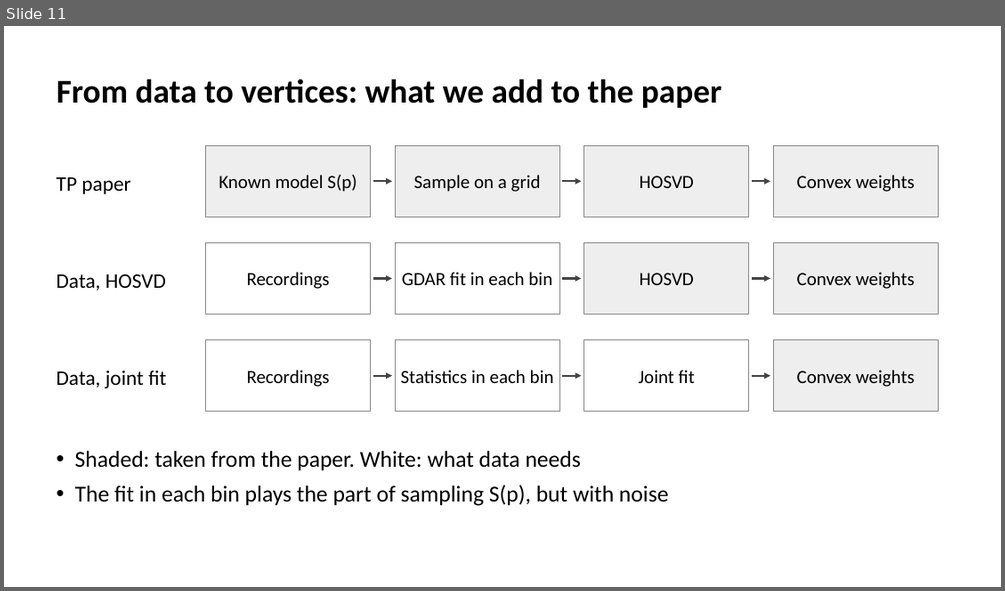
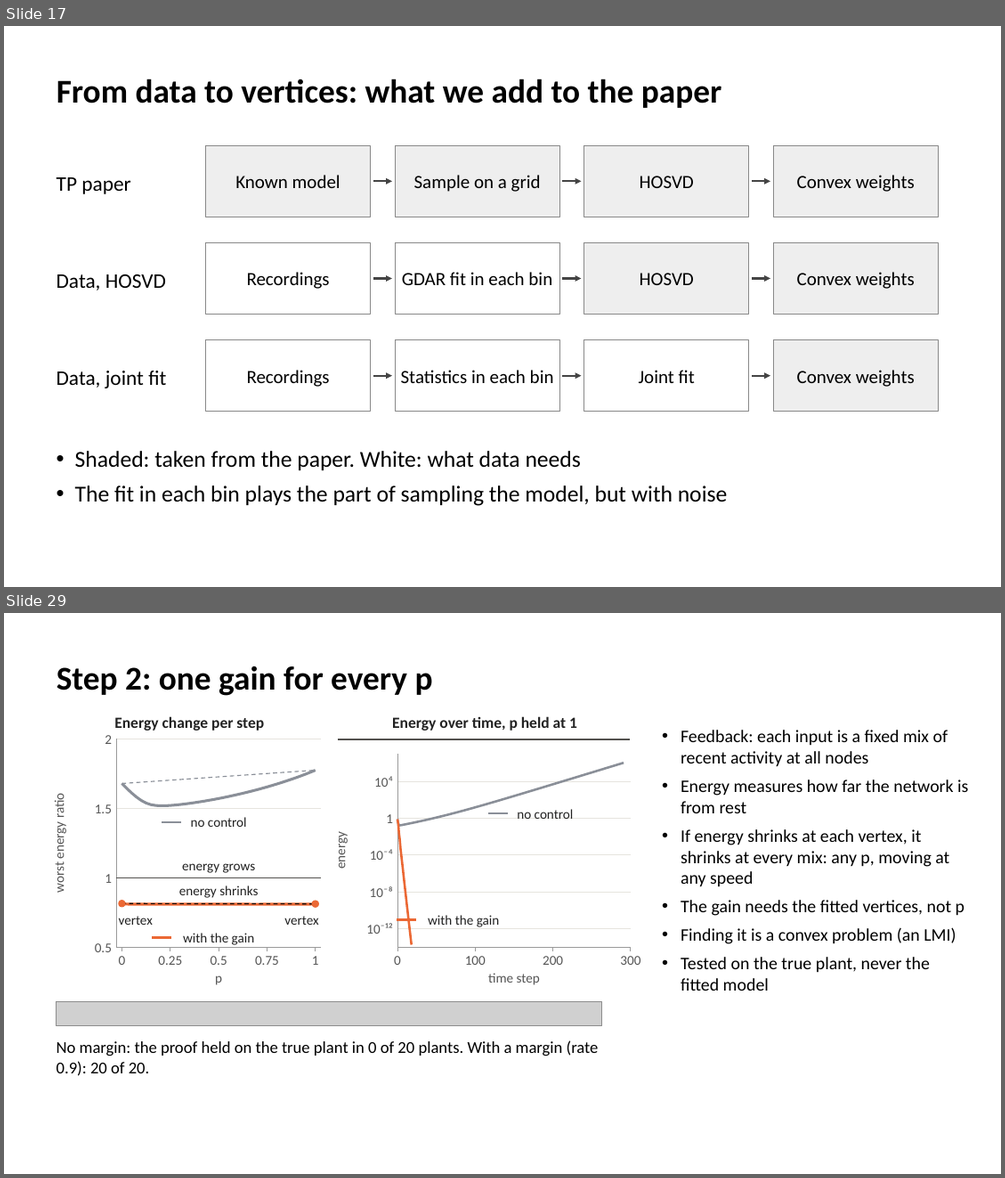
Before and after one commit to smartadi/tpgdar, a slide deck: TP-GDAR_IOS_Reach.pptx. Shown one above the other, each under a label of ours: slide 11 before the commit, slides 17 and 29 after it; the slides between them are not shown. The pictures are 1005x591 and 1005x1178 pixels, drawn with LibreOffice and Linux fonts; fonts in the diff are those of the drawing; grey boxes stand for pictures. Boxes give left, top, right and bottom in pixels: in the first picture for what was removed or moved away, otherwise in the second. Text is boxed around its words. In the diff, an @@ line names an element or a change of style, - is before the commit and + after.

```diff
--- a/TP-GDAR_IOS_Reach.pptx
+++ b/TP-GDAR_IOS_Reach.pptx
@@ slide 29 added at (4, 613, 1001, 1174), background #FFFFFF @@
@@ title added at (57, 666, 433, 696), 32 pt, text #000000, bold @@
+Step 2: one gain for every p
@@ text added at (392, 716, 577, 730), 15 pt, text #222222, bold @@
+Energy over time, p held at 1
@@ freeform shape added at (338, 739, 630, 739), outline #52514E 1.3 pt @@
@@ text added at (680, 730, 964, 990), 17 pt, text #000000 @@
+• Feedback: each input is a fixed mix of recent activity at all nodes
+• Energy measures how far the network is from rest
+• If energy shrinks at each vertex, it shrinks at every mix: any p, moving at any speed
+• The gain needs the fitted vertices, not p
+• Finding it is a convex problem (an LMI)
+• Tested on the true plant, never the fitted model
@@ group added at (332, 754, 640, 985): 13 lines, 13 texts, 2 freeform shapes @@
+10⁻¹²
+10⁻⁸
+10⁻⁴
+1
+10⁴
+0
+100
+200
+300
+time step
+energy
+no control
+with the gain
@@ group added at (51, 716, 321, 985): 18 texts, 14 lines, 4 freeform shapes, 2 ellipses @@
+Energy change per step
+0.5
+1
+1.5
+2
+0
+0.25
+0.5
+0.75
+1
+p
+worst energy ratio
+energy grows
+energy shrinks
+vertex
+vertex
+no control
+with the gain
@@ picture added at (57, 1002, 601, 1026) @@
@@ text added at (57, 1040, 599, 1076), 16 pt, text #000000 @@
+No margin: the proof held on the true plant in 0 of 20 plants. With a margin (rate 0.9): 20 of 20.
@@ what was slide 11 is now slide 17 @@
@@ slide 17 changed as well @@
@@ text in rectangle at (235, 175, 340, 188): text changed @@
-Known model S(p)
+Known model
@@ text at (75, 485, 728, 506): text changed @@
-• The fit in each bin plays the part of sampling S(p), but with noise
+• The fit in each bin plays the part of sampling the model, but with noise
```
Also in this commit, not shown: 12 other slides changed, 16 other slides added, 7 slides removed, 6 other files.
